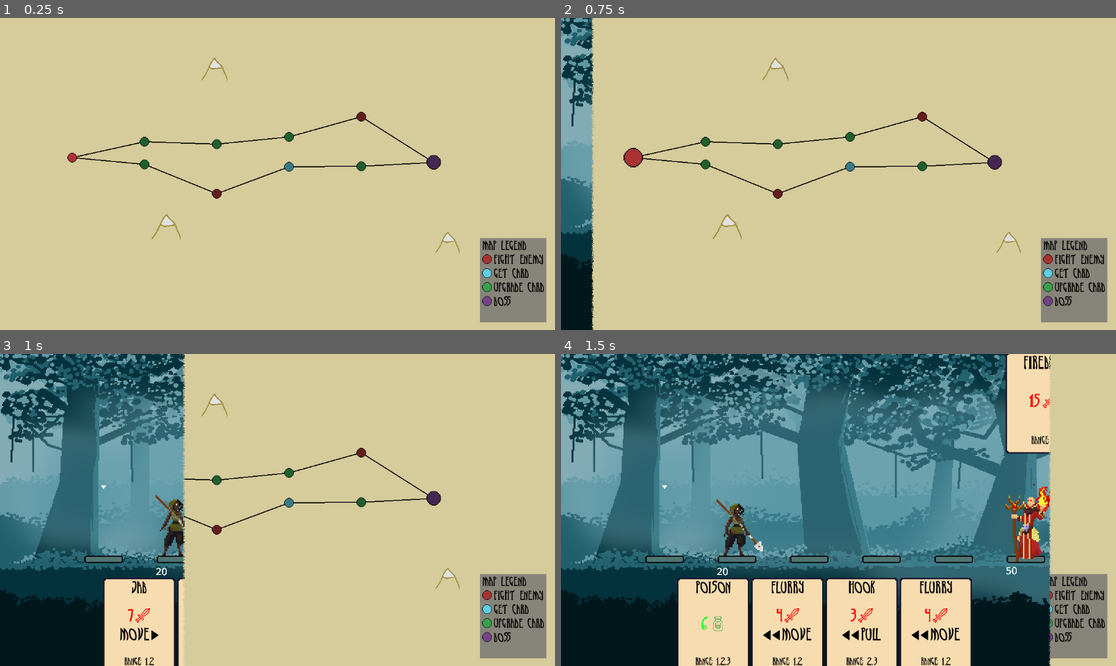
Above: before the commit, frames 1-4 (two rows, left to right).
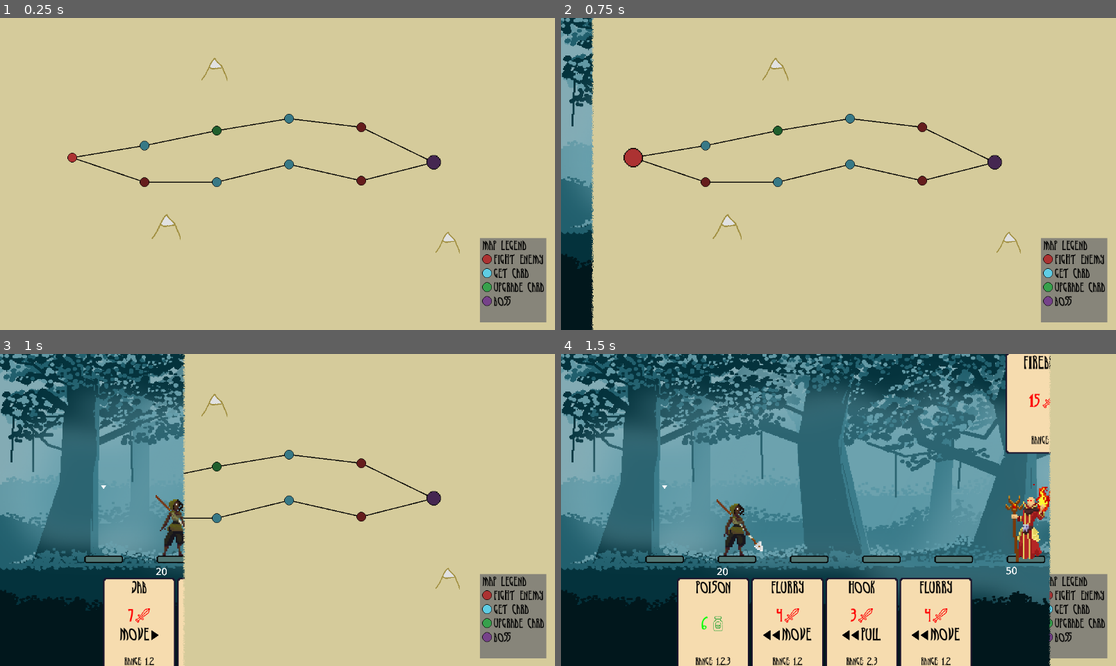
Above: after the commit, the same moments.

Repository: maxnovak/card-battle-time
Game: Godot game, scene res://Game.tscn
Two runs of this game, one before a commit and one after it. Both use one fixed random seed, a clock stepped at 60 frames per second and the inputs below.
Inputs (mouse positions are in pixels of both pictures, inside the frame that each line leads up to):
- Up to frame 1 (0.25 s): no input
- Up to frame 2 (0.75 s): tap Enter at 0.5 s; move the mouse to (633, 158) at 0.52 s; click (633, 158) at 0.67 s
- Up to frame 3 (1 s): no input
- Up to frame 4 (1.5 s): click "Redraw Hand" at 1.25 s

The runs differ from the first frame. In frame 1, 1.6% of the frame differs, in the area x 13-78%, y 30-58%; in frame 2, 1.6%; in frame 3, 1.2%; in frame 4, nothing differs.

Commit message:
Make events use weights instead of just random

Diff:
--- a/Map/map.gd
+++ b/Map/map.gd
@@ -5,10 +5,19 @@
 
 signal change_scene(type: LocationClass.Types)
 
-const LocationTypes = [
-	LocationClass.Types.BATTLE,
-	LocationClass.Types.CARD,
-	LocationClass.Types.UPGRADE_POWER,
+var LocationTypes = [
+	{
+		location = LocationClass.Types.BATTLE,
+		weight = 50,
+	},
+	{
+		location = LocationClass.Types.CARD,
+		weight = 35,
+	},
+	{
+		location = LocationClass.Types.UPGRADE_POWER,
+		weight = 15,
+	},
 ]
 var rng = RandomNumberGenerator.new()
 
@@ -33,7 +42,7 @@
 
 func createLocations():
 	var firstLocation = location.instantiate()
-	firstLocation.type = LocationTypes[rng.randi_range(0, LocationTypes.size()-1)]
+	firstLocation.type = LocationClass.Types.BATTLE
 	firstLocation.position = Vector2(LocationStepDistance,290)
 	firstLocation.location_event.connect(_on_location_event.bind(firstLocation))
 	firstLocation.available = true
@@ -47,11 +56,20 @@
 	boss.scale = Vector2(1.5, 1.5)
 	$Locations.add_child(boss, true)
 
+	var total_weight = 0
+	for l in LocationTypes:
+		total_weight += l.weight
+
 	#top row
 	var previousLocation = firstLocation
 	for i in range(NumberOfLocations):
 		var spot = location.instantiate()
-		spot.type = LocationTypes[rng.randi_range(0, LocationTypes.size()-1)]
+		var randType = randi() % total_weight
+		for l in LocationTypes:
+			if randType <= l.weight:
+				spot.type = l.location
+				break
+			randType -= l.weight
 		spot.parent.append(previousLocation)
 		spot.position = Vector2(
 			i*LocationStepDistance+LocationStepDistance*2,
@@ -69,7 +87,12 @@
 	previousLocation = firstLocation
 	for i in range(NumberOfLocations):
 		var spot = location.instantiate()
-		spot.type = LocationTypes[rng.randi_range(0, LocationTypes.size()-1)]
+		var randType = randi() % total_weight
+		for l in LocationTypes:
+			if randType <= l.weight:
+				spot.type = l.location
+				break
+			randType -= l.weight
 		spot.parent.append(previousLocation)
 		spot.position = Vector2(
 			i*LocationStepDistance+LocationStepDistance*2,
